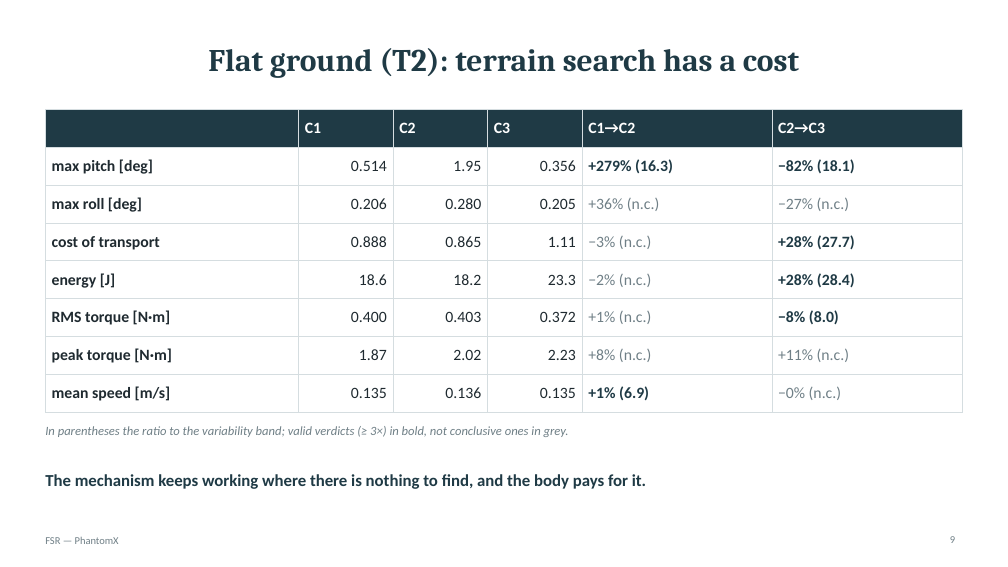
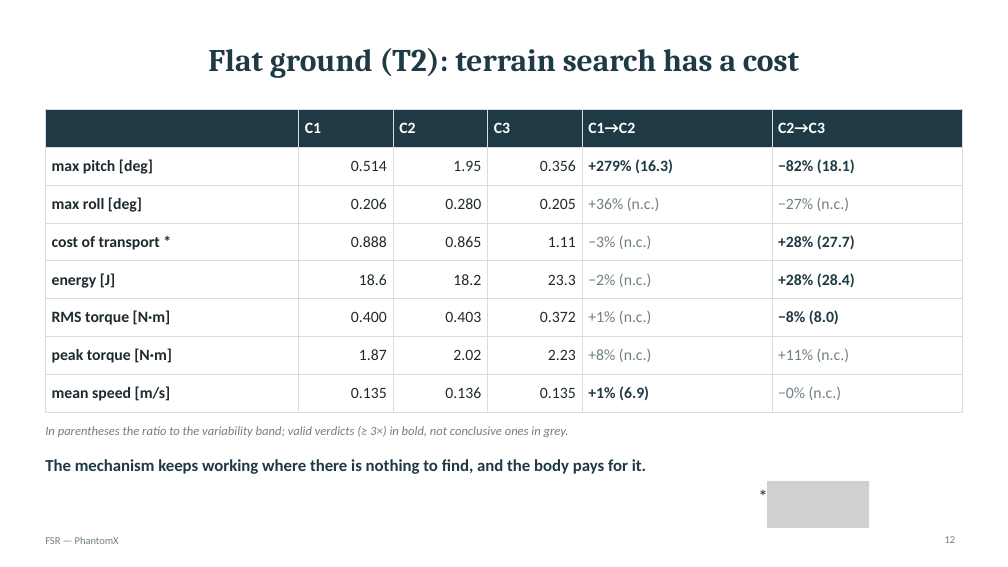
Before and after one commit to eroscribello/FSR, a slide deck: slide 12 of presentazione/FSR_phantomx_presentation.pptx (slide 9 before the commit). Drawn at 1008x567 pixels with LibreOffice and Linux fonts; fonts in the diff are those of the drawing; grey boxes stand for pictures. Boxes give left, top, right and bottom in pixels: in the first picture for what was removed or moved away, otherwise in the second. Text is boxed around its words. In the diff, an @@ line names an element or a change of style, - is before the commit and + after.

```diff
--- a/presentazione/FSR_phantomx_presentation.pptx
+++ b/presentazione/FSR_phantomx_presentation.pptx
@@ table at bbox=[45, 110, 963, 412] @@
-row 4, column 1: cost of transport
+row 4, column 1: cost of transport *
@@ text "The mechanism keeps working where ...": place and size @@
-text "The mechanism keeps working where ..." at bbox=[45, 474, 646, 489]
+text "The mechanism keeps working where ..." at bbox=[45, 459, 646, 474]
@@ text added at bbox=[751, 481, 776, 511], 18 pt, text #1F2A30 @@
+*
@@ picture added at bbox=[768, 481, 870, 528] @@
@@ page number at bbox=[945, 536, 956, 543]: text changed @@
-9
+12
```
Also in this commit, not shown: 24 other slides changed, 4 slides added, 2 slides removed, 3 other files.
